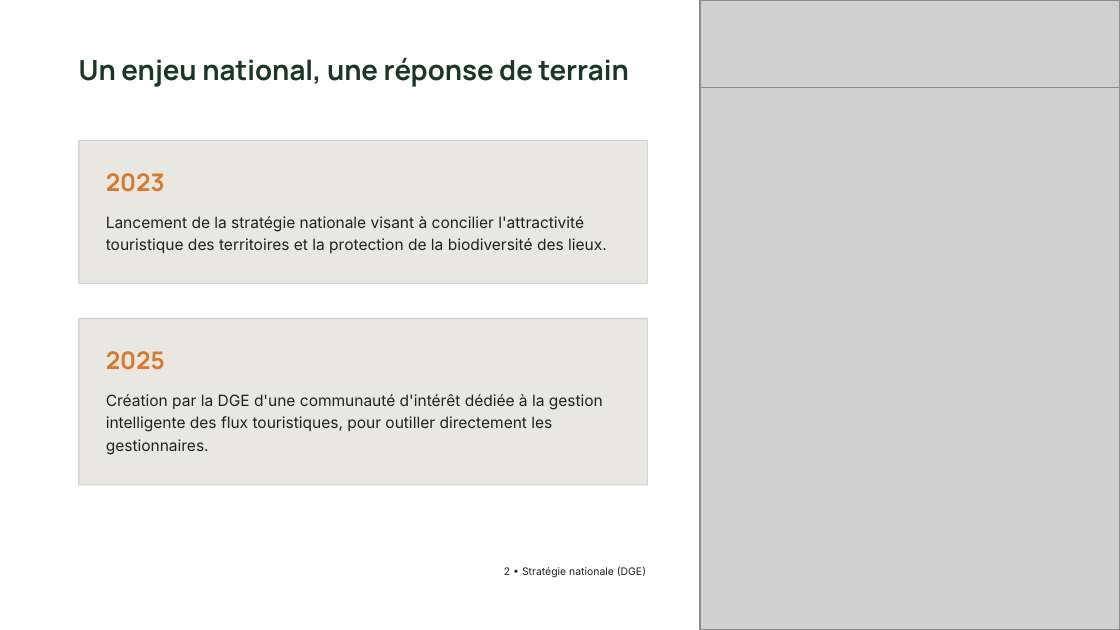
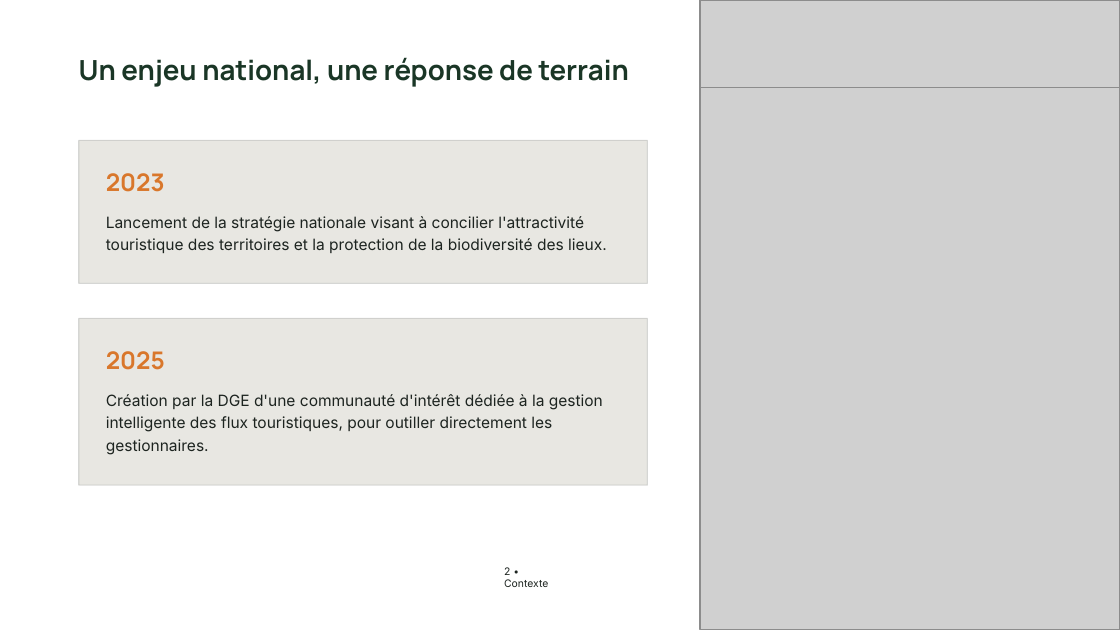
Before and after one commit to Claken/HACKATHON-DGE, a slide deck: slide 2 of livrable/Equipe 2 - Slides.pptx. Drawn at 1120x630 pixels with LibreOffice and Linux fonts; fonts in the diff are those of the drawing; grey boxes stand for pictures; background and template pictures are left out. Boxes give left, top, right and bottom in pixels: in the first picture for what was removed or moved away, otherwise in the second. Text is boxed around its words. In the diff, an @@ line names an element or a change of style, - is before the commit and + after.

```diff
--- a/livrable/Equipe 2 - Slides.pptx
+++ b/livrable/Equipe 2 - Slides.pptx
@@ text at (504,567,548,587): text changed @@
-2 • Stratégie nationale (DGE)
+2 • Contexte
```
Also in this commit, not shown: 3 other slides changed.
